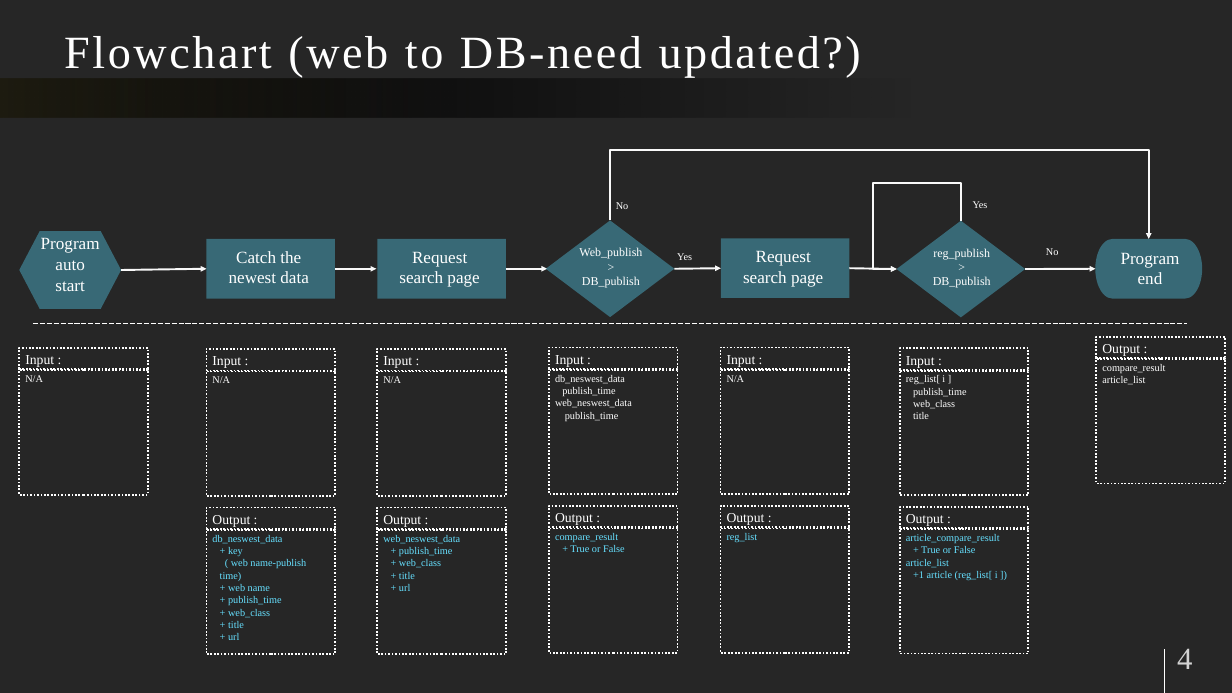
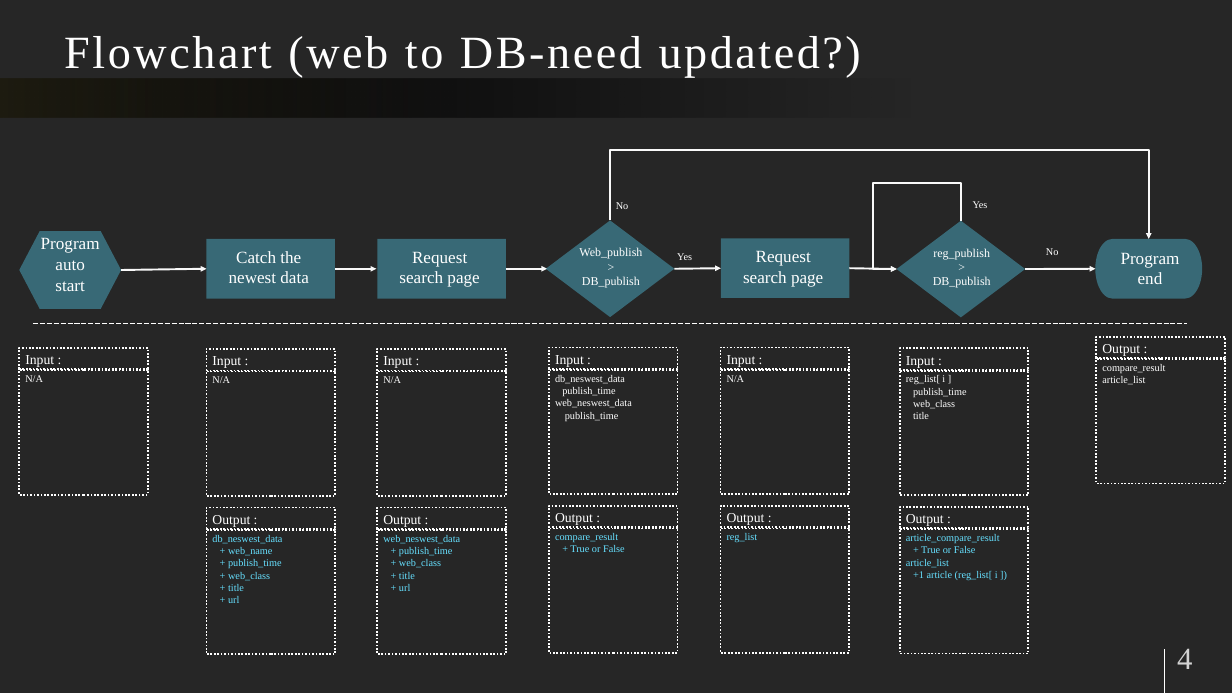
Before and after one commit to Hua-cin/Banana_project_news_web, a slide deck: slide 4 of Banana_project_news_web.pptx. Drawn at 1232x693 pixels with LibreOffice and Linux fonts; fonts in the diff are those of the drawing. Boxes give left, top, right and bottom in pixels: in the first picture for what was removed or moved away, otherwise in the second. Text is boxed around its words. In the diff, an @@ line names an element or a change of style, - is before the commit and + after.

Commit message:
modify-web name change to web_name and modify related loop

```diff
--- a/Banana_project_news_web.pptx
+++ b/Banana_project_news_web.pptx
@@ text in rectangle at box(228, 547, 272, 556): text changed @@
-  + key
-  ( web name-publish time)
-  + web name
+  + web_name
```
Also in this commit, not shown: 2 other slides changed.
